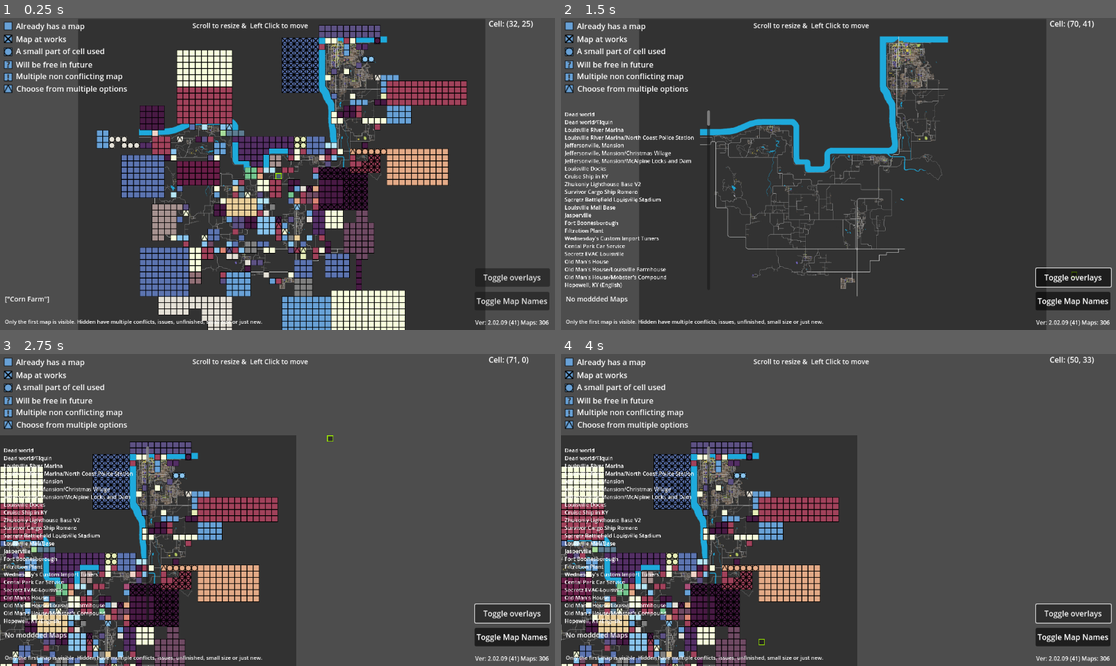
Above: before the commit, frames 1-4 (two rows, left to right).
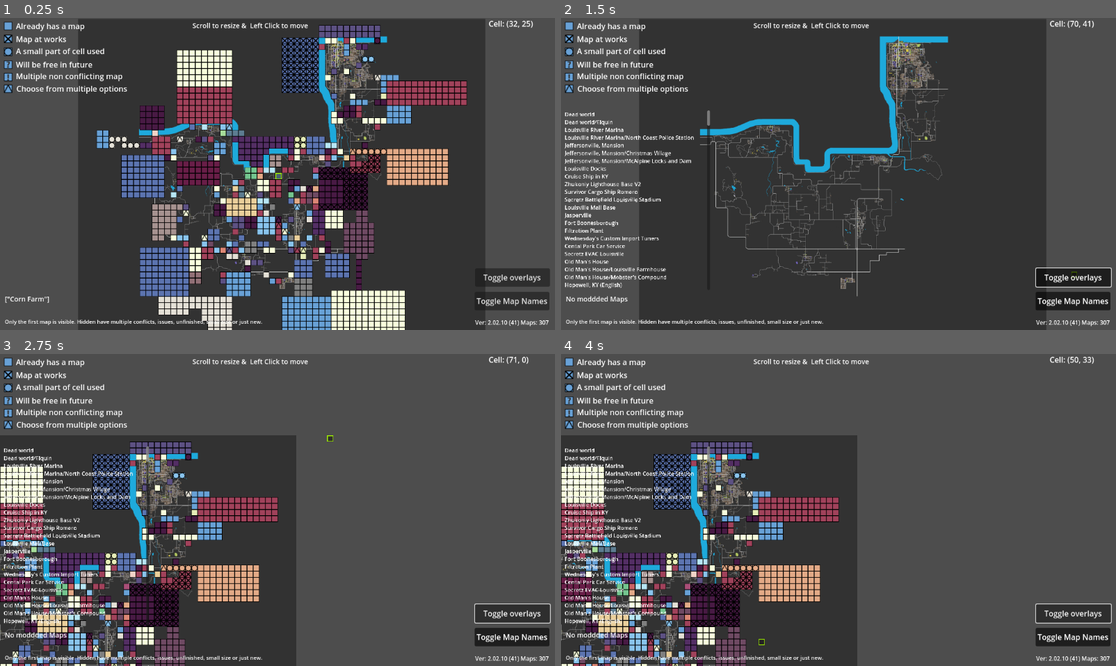
Above: after the commit, the same moments.

Repository: RakibRyan/IsThisCellTaken
Game: Godot game, scene res://scenes/zomboid41map.tscn
Same seed, same stepped clock (60 frames per second), same inputs: the game is played once before the commit and once after it.
Inputs (mouse positions are in pixels of both pictures, inside the frame that each line leads up to):
- Up to frame 1 (0.25 s): no input
- Up to frame 2 (1.5 s): click "Toggle Map Names" at 0.5 s; click "Toggle overlays" at 1.25 s
- Up to frame 3 (2.75 s): tap Enter at 2 s; drag from (521, 360) to (333, 441) at 2.02 s
- Up to frame 4 (4 s): tap Enter at 2.75, 3.5 s; drag from (638, 534) to (810, 572) at 2.77 s; move the mouse to (760, 641) at 3.52 s; hold D from 3.53 s (still down); tap F at 3.6 s; click (760, 641) at 3.67 s

The runs differ from the first frame. In frame 1, less than 0.1% of the frame differs, in the area x 61-99%, y 43-99%; in frame 2, less than 0.1%; in frame 3, less than 0.1%; in frame 4, less than 0.1%.

Commit message:
added blackmarketraft

Diff:
--- a/project_time_traker.json
+++ b/project_time_traker.json
@@ -1,15 +1,15 @@
 {
-  "2D": 204004.888998038,
-  "3D": 2522.73699927332,
-  "AssetLib": 23444.1440002919,
+  "2D": 204863.03599835,
+  "3D": 2555.00799894335,
+  "AssetLib": 23504.3890001775,
   "Assets": 766.022000074388,
   "Docs": 341.064999818801,
-  "Editor": 482718.578996906,
+  "Editor": 483719.330996761,
   "Local Assets": 134.811999797821,
   "Orchestrator": 2.98900008201599,
   "PiForge AI": 533.490999698639,
   "Project Statistics": 368.678000450134,
-  "Script": 250561.582999232,
+  "Script": 250611.671999219,
   "TODO": 32.9809999465942,
   "Tasks": 5.18800020217896
 }
--- a/scenes/zomboid41map.tscn
+++ b/scenes/zomboid41map.tscn
@@ -9417,6 +9417,11 @@
 format = 2
 layer_0/tile_data = PackedInt32Array(1441833, 262144, 0)
 
+[node name="BlackMarketRaft" type="TileMap" parent="mod maps"]
+tile_set = ExtResource("3_vwjdp")
+format = 2
+layer_0/tile_data = PackedInt32Array(1441835, 262144, 1)
+
 [node name="Shortrest (Mapjam Version)" type="TileMap" parent="mod maps"]
 tile_set = ExtResource("3_vwjdp")
 format = 2
@@ -10520,7 +10525,7 @@
 
 [node name="unsorted" type="Node" parent="."]
 
-[node name="duplicate92" type="TileMap" parent="."]
+[node name="duplicate93" type="TileMap" parent="."]
 visible = false
 tile_set = ExtResource("3_vwjdp")
 format = 2
--- a/scripts/version no.gd
+++ b/scripts/version no.gd
@@ -1,7 +1,7 @@
 extends RichTextLabel
 
 @onready var mod_maps = $"../../../mod maps"
-var version_no = "2.02.09 (41)"  # First no major feature upgrade, 2nd tool upgrade, 3rd iteration
+var version_no = "2.02.10 (41)"  # First no major feature upgrade, 2nd tool upgrade, 3rd iteration
 
 # Called when the node enters the scene tree for the first time.
 func _ready():
Not shown, removed: Docs/This is my death confession.txt
Not shown, changed: Docs/map list.txt
